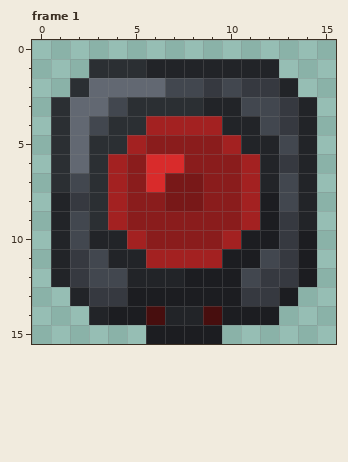
Pixel-art file -- ase_textures/damage_augment.aseprite. Above: the version before the commit.
16x16 pixels, 1 frame. Colours within 5 levels of each other are drawn and written as one. Shown: frame 1. The commit also changed other frames, which this record leaves out.
And afterwards:
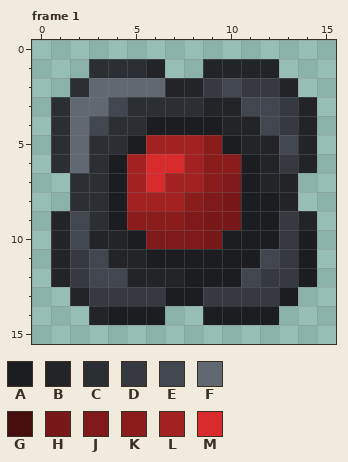
Palette (. is transparent): A #1c1d21  B #222428  C #2b2f33  D #363940  E #42474f  F #626872  G #470e0e  H #781818  J #801919  K #8a1c1c  L #a32121  M #d92b2b
From old to new:
--- frame 1
@@ x 0..15 @@
  0 ................
- 1 ...CCCBBBBBBB...
- 2 ..CFFFFEEDEDDB..
+ 1 ...CCCB..BBBB...
+ 2 ..CFFFFBBDEDDB..
  3 .CFFECCCCBBEEDB.
- 4 .CFECCLLLLBBEDB.
- 5 .CFCCLKKKKLBBEB.
- 6 .CFCLKMMKKKLBDB.
- 7 .CECLKMHHKKLBEB.
- 8 .BDCLKKHHKKLAEB.
- 9 .BECLKKKKKKLADB.
-10 .BEBBLKKKKLAADA.
-11 .BDEBBLLLLAAEDA.
+ 4 .CFECCAAAABBEDB.
+ 5 .CFCCALLLKABBEB.
+ 6 .CFCALMMLKKABDB.
+ 7 ..CCALMLLKJABB..
+ 8 ..CCALLLKJHAAB..
+ 9 .BECAKKKJHHAADB.
+10 .BEBBAJJJHAAADA.
+11 .BDEBBAAAAAAEDA.
 12 .BDEEBBBAAAEDDA.
-13 ..BDDAAAAAADDA..
-14 ...BAAGBBGAAA...
-15 ......AAAA......
+13 ..BDDDDAADDDDA..
+14 ...BAAA..AAAA...
+15 ................
